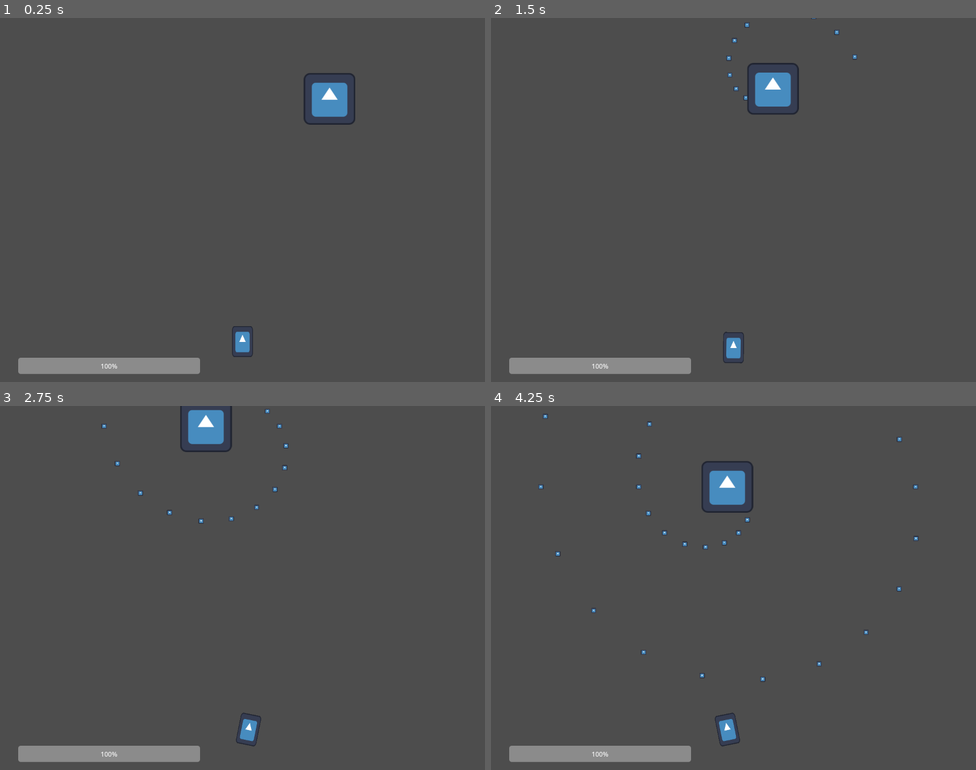
Above: before the commit, frames 1-4 (two rows, left to right).
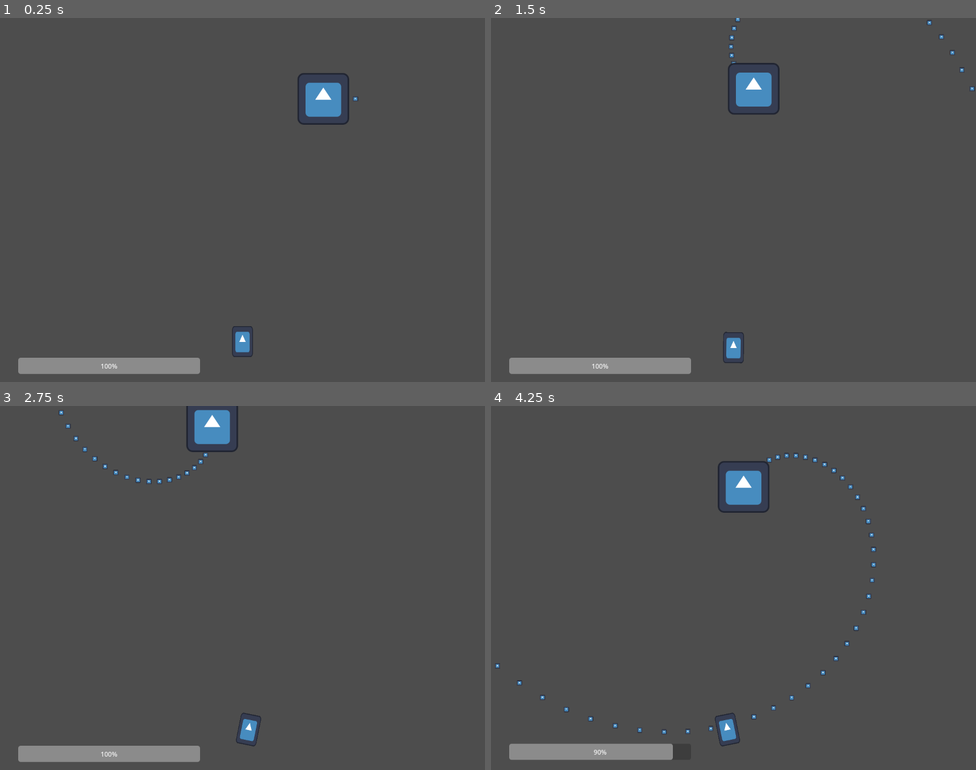
Above: after the commit, the same moments.

Repository: AustereTriceratops/BulletHellEngine
Game: Godot game, scene res://levels/level.tscn
Two runs of this game, one before a commit and one after it. Both use one fixed random seed, a clock stepped at 60 frames per second and the inputs below. The engine's default icon, where the game draws it, is replaced by a stand-in: a white triangle on a blue panel in a dark square.
Inputs:
- Up to frame 1 (0.25 s): no input
- Up to frame 2 (1.5 s): hold D (player_right) 0.53-1.28 s; hold S (player_down) from 1.28 s (still down)
- Up to frame 3 (2.75 s): release S (player_down) at 2.03 s; hold D (player_right) from 2.03 s (still down)
- Up to frame 4 (4.25 s): release D (player_right) at 2.78 s; hold W (player_up) 2.78-3.53 s; hold A (player_left) from 3.53 s (still down)

The runs differ from the first frame. In frame 1, 0.6% of the frame differs, in the area x 61-74%, y 15-30%; in frame 2, 1.2%; in frame 3, 0.9%; in frame 4, 2.2%, in the area x 0-89%, y 2-98%.

Commit message:
rewrote bullet spawning logic

Diff:
--- a/bullets/bullet.gd
+++ b/bullets/bullet.gd
@@ -1,6 +1,6 @@
 extends RigidBody2D
 
-var speed = 200;
+var speed = 400;
 
 # ========================
 # ==== CUSTOM METHODS ====
--- a/enemies/Enemy.tscn
+++ b/enemies/Enemy.tscn
@@ -16,13 +16,3 @@
 
 [node name="Sprite2D" type="Sprite2D" parent="."]
 texture = ExtResource("2_ai0no")
-
-[node name="BulletSpawnTimer" type="Timer" parent="."]
-wait_time = 0.1
-autostart = true
-
-[node name="PatternTimer" type="Timer" parent="."]
-wait_time = 2.0
-autostart = true
-
-[connection signal="timeout" from="BulletSpawnTimer" to="." method="_on_timer_timeout"]
--- a/enemies/enemy.gd
+++ b/enemies/enemy.gd
@@ -6,9 +6,11 @@
 var particlesNode: Node
 
 var t = 0
-var T = 5.0 # period
 var amp = 50.0 # amplitude
 var anchorPosition: Vector2
+var bulletsPerPattern = 70
+var bulletInterval = 0.05
+var T = bulletsPerPattern * bulletInterval # period
 
 # ========================
 # ==== CUSTOM METHODS ====
@@ -18,12 +20,24 @@
 	anchorPosition = startPosition
 	position = startPosition
 
-func spawn_bullet():
-	var bullet = bulletScene.instantiate()
-	bulletsNode.add_child(bullet)
+func spawn_bullets(t, delta):
+	# ex: t: 0.14 => frac: 0.04,
+	# ex: t: 2.09 => frac: 0.09
+	var frac = Math.modulo_float(t, bulletInterval)
+	var timeSinceLastBullet = frac + delta
 
-	var bulletDirection = Vector2(1.0, 0.0).rotated(PI*$PatternTimer.get_time_left())
-	bullet.initialize(position, bulletDirection)
+	# n_hist: the number of bullets that have already spawned in the cycle
+	# n: the number of bullets that should be spawned in
+	var n_hist = floor(t/bulletInterval)
+	var n = floor(timeSinceLastBullet/bulletInterval)
+
+	for i in range(n):
+		var bullet = bulletScene.instantiate()
+		bulletsNode.add_child(bullet)
+
+		var bulletDirection = Vector2(1.0, 0.0).rotated(-PI*2*n_hist/bulletsPerPattern)
+		var deltaPosition = bullet.speed * delta * bulletDirection
+		bullet.initialize(position + deltaPosition, bulletDirection)
 
 # ========================
 # ===== NODE METHODS =====
@@ -34,11 +48,10 @@
 	bulletsNode = mainNode.get_node("Enemies").get_node("EnemyBullets")
 
 func _process(delta):
+	spawn_bullets(t, delta)
+
 	t += delta;
 	if (t > T):
-		t = t - T*floor(t/T);
+		t = Math.modulo_float(t, T)
 
-	position = Vector2(anchorPosition.x + amp*sin(t * 2*PI/T), anchorPosition.y)
-
-func _on_timer_timeout():
-	spawn_bullet()
+	#position = Vector2(anchorPosition.x + amp*sin(t * 2*PI/T), anchorPosition.y)
--- a/levels/level.tscn
+++ b/levels/level.tscn
@@ -34,6 +34,7 @@
 script = ExtResource("4_pwtq4")
 
 [node name="Healthbar" type="ProgressBar" parent="UI/Control"]
+layout_mode = 0
 offset_left = 45.0
 offset_top = 840.0
 offset_right = 495.0
--- a/ui/uiManager.gd
+++ b/ui/uiManager.gd
@@ -19,7 +19,6 @@
 	var amount = pow(trauma, 2)
 	offset_left = amount *	maxOffset.x * randf_range(-1, 1)
 	offset_top = amount * maxOffset.y * randf_range(-1, 1)
-	print(offset_left, offset_top)
 
 # ========================
 # ===== NODE METHODS =====
--- a/utils/math.gd
+++ b/utils/math.gd
@@ -1,4 +1,7 @@
 extends Node
+
+func modulo_float(val, modulus):
+	return val - modulus * floor(val/modulus)
 
 func average_vec2_array(arr):
 	var length = arr.size()
